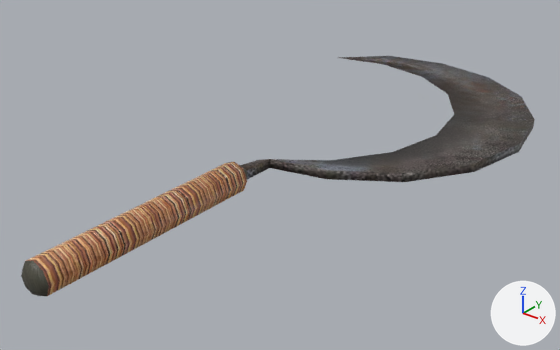
The Blender file models/items/tools/sickle/sickle.blend as it was, and as the next commit left it.
The view is the same before and after, from a 50 mm lens placed at (0.425, -0.585, 0.337), pointed at (-0.02, -0.03, -0.007). The lights are fixed; the arrows at lower right show +X, +Y and +Z. The first picture is the older version.

Objects in the first picture: 'Handle', 'Head'.
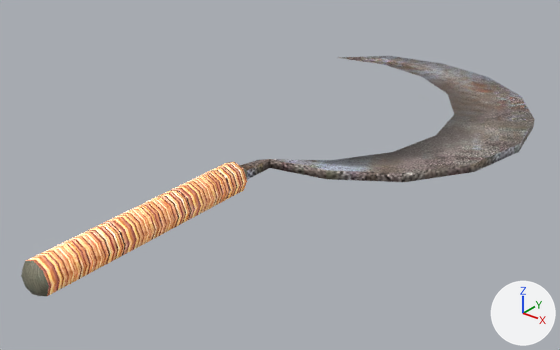
What changed in the scene script:
```text
Change mat_sickle_mat:
    add n3 = _N.new('ShaderNodeMixRGB'); n3.name = 'InventoryVisibility'
    add n3.blend_type = 'MULTIPLY'
    add n3.inputs[0].default_value = 1.0  # 'Factor'
    add n3.inputs[2].default_value = (3.0, 3.0, 3.0, 1.0)  # 'Color2', white #ffffff
    where n2 = _N.new('ShaderNodeTexImage'); n2.name = 'Image Texture'
    where n0 = _N.new('ShaderNodeBsdfPrincipled'); n0.name = 'Principled BSDF'
    remove _L.new(n2.outputs[0], n0.inputs[0])  # 'Color' to 'Base Color'
    add _L.new(n2.outputs[0], n3.inputs[1])  # 'Color' to 'Color1'
    add _L.new(n3.outputs[0], n0.inputs[0])  # 'Color' to 'Base Color'
```

Changed parts and their boxes [x1, y1, x2, y2] in the pictures (560 x 350 px):
'Head', recoloured (lighter)
    both: [240, 56, 535, 182]
'Handle', recoloured (brown to beige)
    both: [21, 162, 247, 296]
